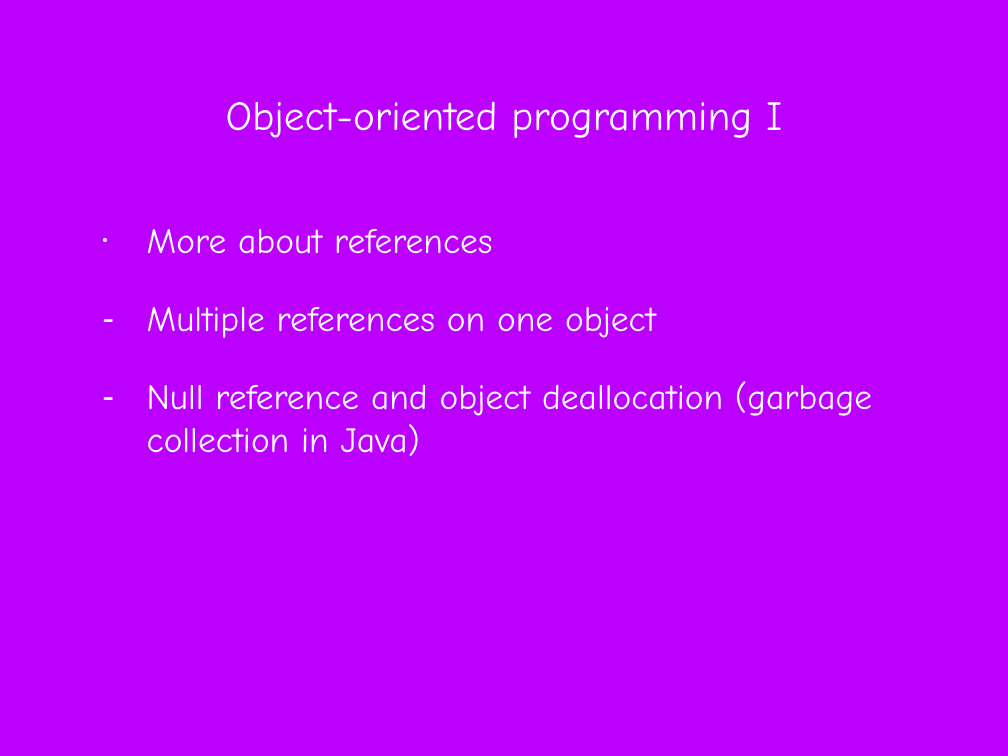
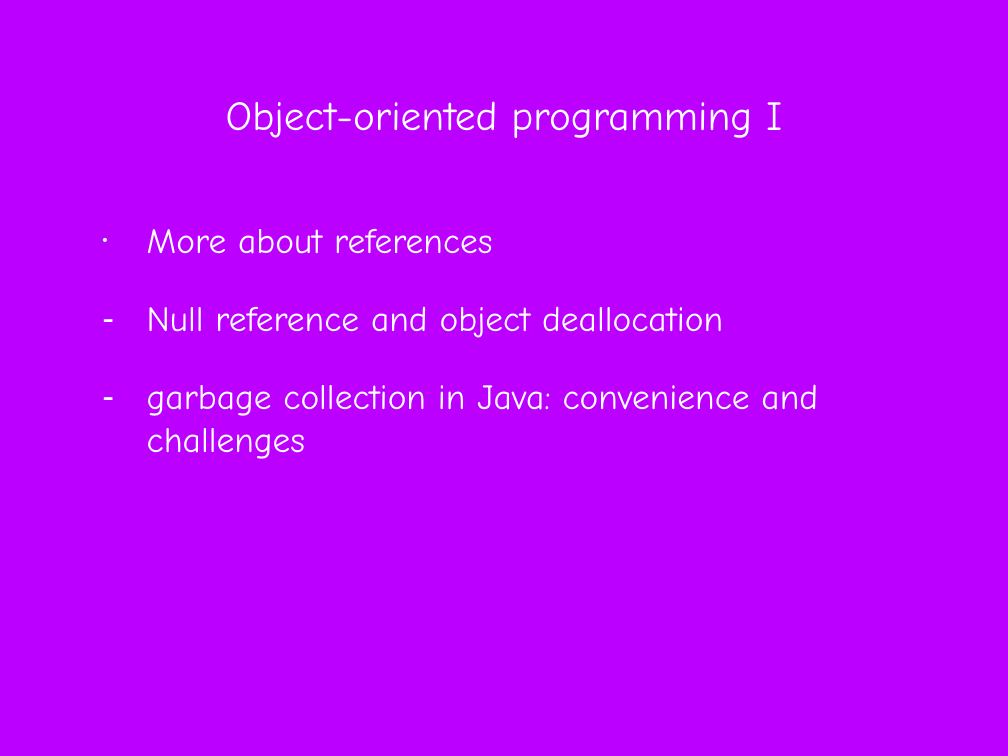
Before and after one commit to difficultcho/AP-A-2018.01.27--, a slide deck: slide 123 of AP计算机A-2018.01.27-张淼.pptx (slide 119 before the commit). Drawn at 1008x756 pixels with LibreOffice and Linux fonts; fonts in the diff are those of the drawing; background and template pictures are left out. Boxes give left, top, right and bottom in pixels: in the first picture for what was removed or moved away, otherwise in the second. Text is boxed around its words. In the diff, an @@ line names an element or a change of style, - is before the commit and + after.

Commit message:
day 3 updated

```diff
--- a/AP计算机A-2018.01.27-张淼.pptx
+++ b/AP计算机A-2018.01.27-张淼.pptx
@@ text at [147, 306, 818, 459]: text changed @@
-– Multiple references on one object
-– Null reference and object deallocation (garbage collection in Java)
+– Null reference and object deallocation
+– garbage collection in Java: convenience and challenges
```
Also in this commit, not shown: 29 other slides changed, 4 slides added.
